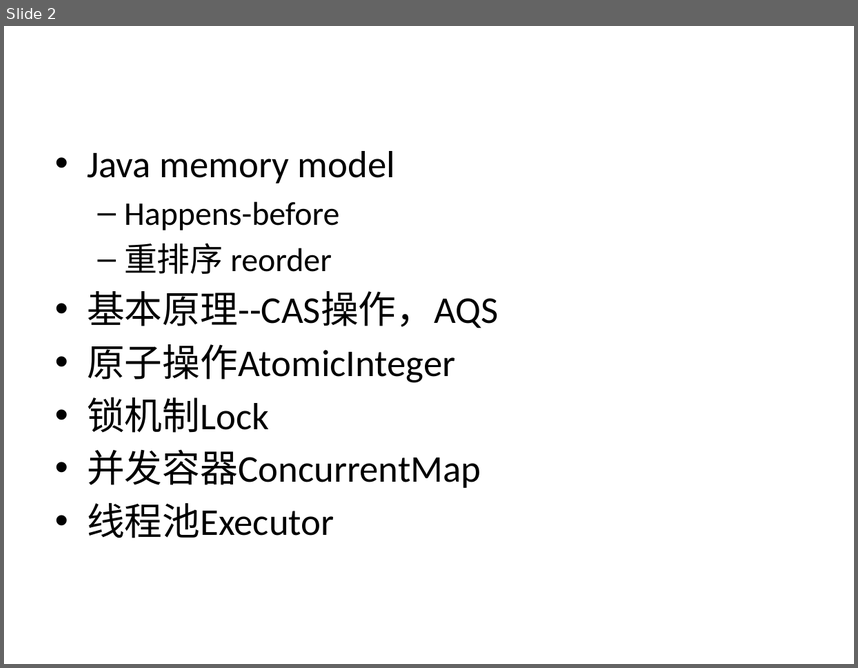
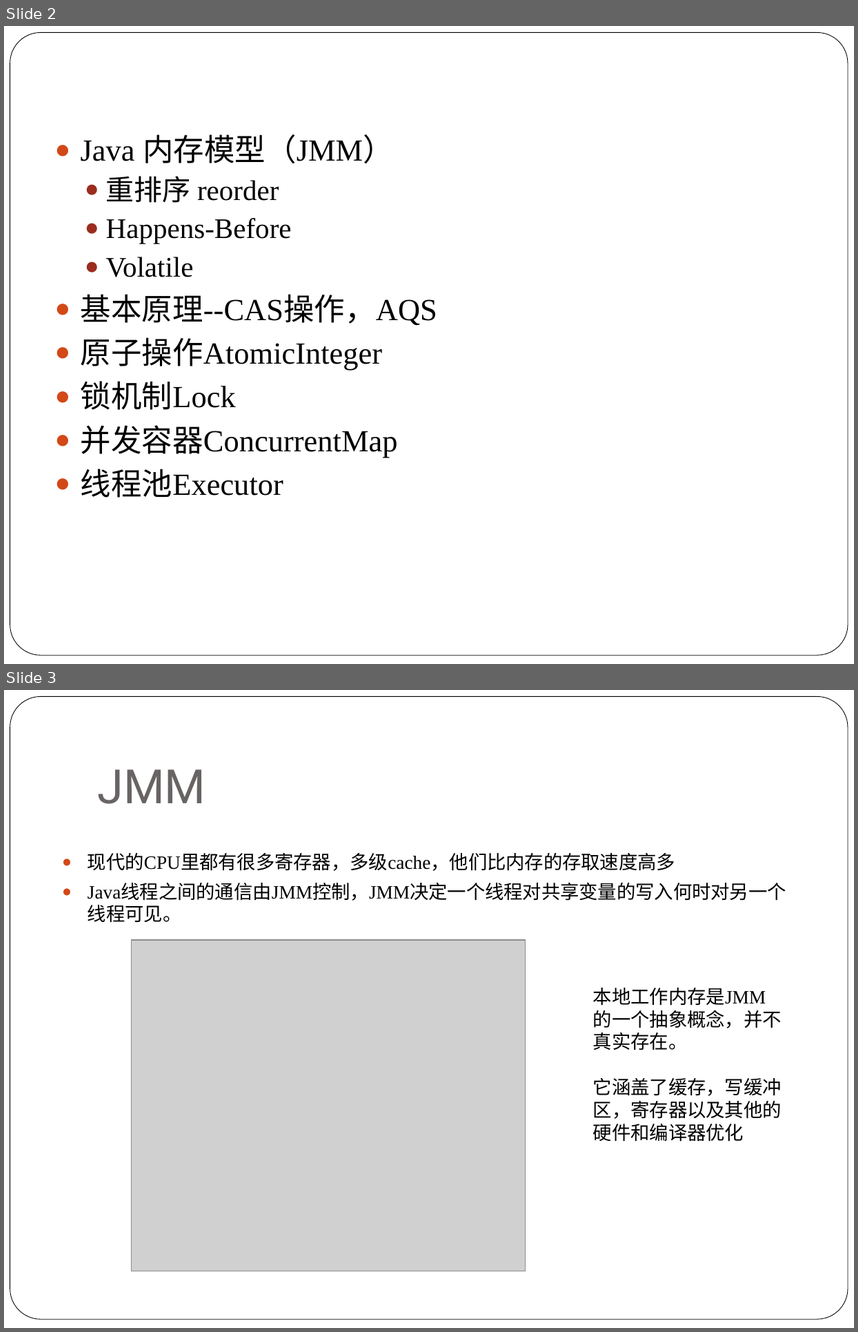
Before and after one commit to NickyQian/Practice, a slide deck: Document/Java Concurrency.pptx. Shown one above the other, each under a label of ours: slide 2 before the commit, slides 2 and 3 after it. The pictures are 858x668 and 858x1332 pixels, drawn with LibreOffice and Linux fonts; fonts in the diff are those of the drawing; grey boxes stand for pictures. Boxes give left, top, right and bottom in pixels: in the first picture for what was removed or moved away, otherwise in the second. Text is boxed around its words. In the diff, an @@ line names an element or a change of style, - is before the commit and + after.

```diff
--- a/Document/Java Concurrency.pptx
+++ b/Document/Java Concurrency.pptx
@@ slide 3 added at bbox=[4, 690, 854, 1328], background #FFFFFF; not listed: 1 template element that a slide beside it also shows @@
@@ title added at bbox=[97, 769, 205, 804], 40 pt, text #696464 @@
+JMM
@@ text added at bbox=[87, 853, 786, 922], 16 pt, text #000000 @@
+● 现代的CPU里都有很多寄存器，多级cache，他们比内存的存取速度高多
+● Java线程之间的通信由JMM控制，JMM决定一个线程对共享变量的写入何时对另一个线程可见。
@@ picture added at bbox=[132, 940, 526, 1272] @@
@@ text added at bbox=[593, 987, 782, 1141], 16 pt, text #000000 @@
+本地工作内存是JMM的一个抽象概念，并不真实存在。
+它涵盖了缓存，写缓冲区，寄存器以及其他的硬件和编译器优化
@@ slide 2 changed as well @@
@@ rounded rectangle added at bbox=[10, 33, 848, 655], fill #FFFFFF, outline #000000 0.5 pt @@
@@ text at bbox=[81, 134, 394, 163]: text changed; size 32 to 26 pt; font Calibri to Times New Roman @@
-• Java memory model
-  – Happens-before
+● Java 内存模型（JMM）
@@ text at bbox=[81, 176, 437, 497]: size 28 to 24 pt in "重排序 reorder"; font Calibri to Times New Roman in "重排序 reorder", "基本原理--CAS操作，AQS", "原子操作AtomicInteger", "锁机制Lock" and 2 more places; size 32 to 26 pt in "基本原理--CAS操作，AQS", "原子操作AtomicInteger", "锁机制Lock", "并发容器ConcurrentMap" and 1 more places; bullet – to ●; less space between paragraphs; bullet • to ● @@
@@ text at bbox=[106, 218, 292, 277]: paragraphs added @@
+  ● Happens-Before
+  ● Volatile
```
Also in this commit, not shown: 4 other slides changed, 15 other slides added, 4 slides removed.
